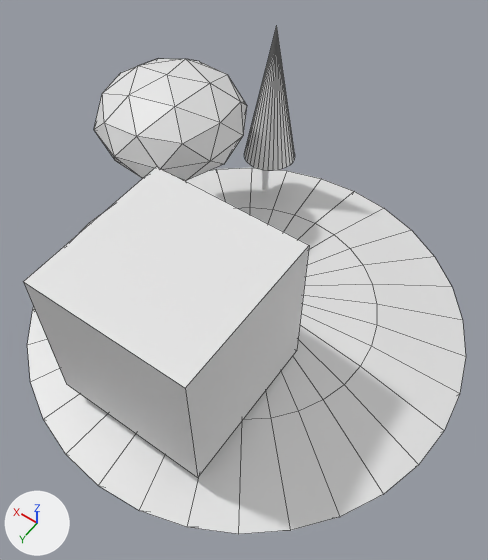
The Blender file low-poly-landscape.blend as it was, and as the next commit left it.
Both versions are drawn from a 50 mm camera at (-3.08, 4.36, 9.1) aimed at (0.13, -0.12, 2.05). The axes (+X, +Y, +Z) are drawn at lower left. The lights are the same throughout. Mesh edges are drawn as thin lines on the coarser meshes.
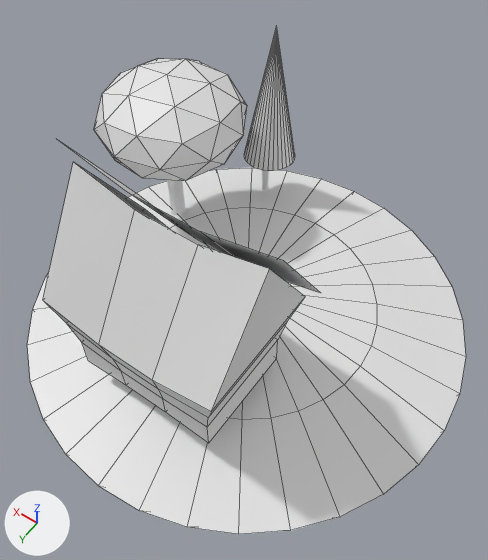
Edits to the bpy script that builds the scene:
```text
Change me_cube:
    used by ob_cube; location = (0.0, 1.33, 2.93)
    remove me_cube.from_pydata(...)  # 8 vertices, 6 faces; spans x -1.0..1.0, y -1.0..1.0, z -1.0..1.0
    add me_cube.from_pydata(...)  # 36 vertices, 35 faces; spans x -1.01..0.99, y -0.97..0.97, z -0.97..2.03
    me_cube part 1: the whole mesh is rebuilt
Add me_cube_001:
    me_cube_001.from_pydata([(0.98, -1.11, 0.28), (-0.97, -1.11, 0.29), (0.99, -0.03, 2.02), (-1.01, -0.03, 2.03), (0.33, -1.09, 0.03), (-0.3, -1.09, 0.03), (0.34, -0.03, 1.78), (-0.33, -0.03, 1.78)], [], [(4, 0, 2, 6), (1, 5, 7, 3), (5, 4, 6, 7)])
    me_cube_001.materials.append(mat_material)  # white #e7e7e7
Change ob_cube:
    ob_cube.scale: (1.0, 1.0, 1.0) -> (1.15, 0.845, 0.845)
Add ob_cube_001:
    ob_cube_001 = bpy.data.objects.new('Cube.001', me_cube_001)
    ob_cube_001.location = (0.02, 1.33, 3.13)
    ob_cube_001.scale = (1.3, 0.845, 0.845)
```

Changed parts and their boxes (x1, y1, x2, y2) in the pictures (488 x 560 px):
'Cube', reshaped, rescaled (8% narrower, 10% shorter): before (23, 167, 309, 478); after (43, 162, 305, 443)
'Cube.001', added: after (58, 140, 320, 293)
